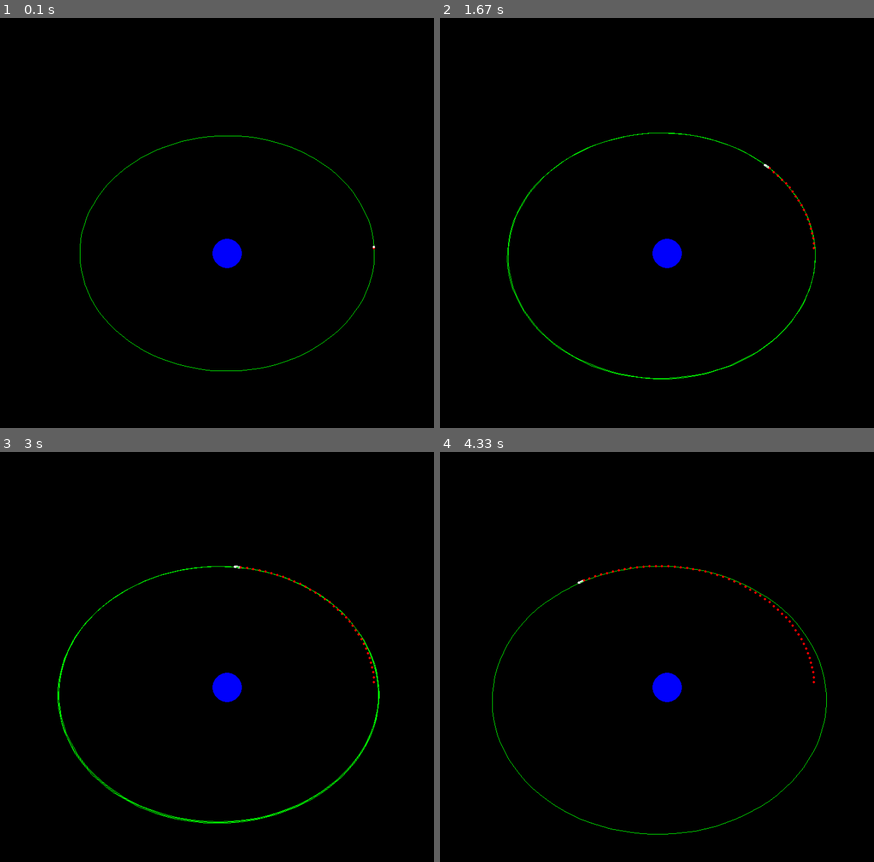
Above: before the commit, frames 1-4 (two rows, left to right).
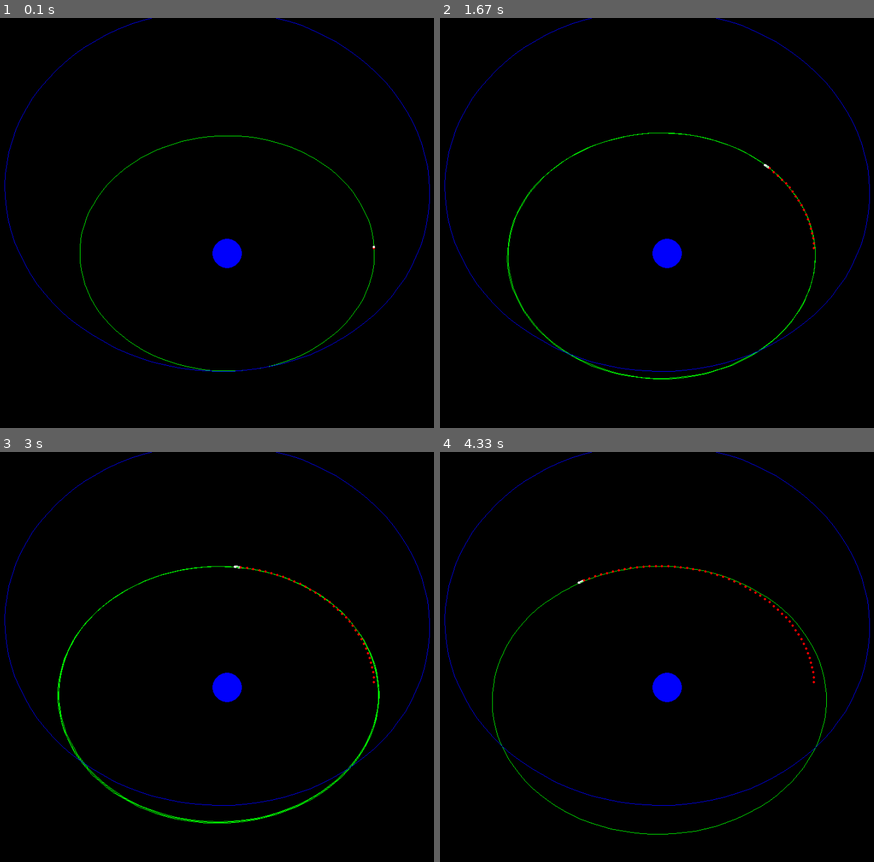
Above: after the commit, the same moments.

Repository: degtrdg/hohmann-transfer-rl
Game: pygame game, started from game.py
The game is run twice, just before and just after one commit, with the same random seed, the same clock (stepped at 60 frames per second) and the same inputs.
Inputs:
- Up to frame 1 (0.1 s): no input
- Up to frame 2 (1.67 s): tap Space at 0.33, 0.73, 1.03, 1.23, 1.57 s
- Up to frame 3 (3 s): tap Space at 1.87, 2.07, 2.37, 2.63, 2.97 s
- Up to frame 4 (4.33 s): tap Space at 3.27, 3.4, 3.8, 4.1 s

The runs differ from the first frame. In frame 1, 0.7% of the frame differs, in the area x 0-100%, y 0-87%; in frame 2, 0.7%; in frame 3, 0.7%; in frame 4, 0.7%.

Commit message:
Added target orbit to render

Diff:
--- a/game.py
+++ b/game.py
@@ -7,6 +7,7 @@
 STEP = 5  # Draw a trail dot every 5 frames
 MAX_TRAIL_LENGTH = 500  # Maximum number of points in the trail
 PREDICTED_ORBIT_COLOR = (0, 255, 0)  # Green color for the orbit
+TARGET_ORBIT_COLOR = (0, 0, 255)  # Red color for the orbit
 
 # Scale factors for game dimensions and elements
 SCALE_FACTOR = 0.5  # adjust this value to get the right fit on your screen
@@ -55,8 +56,10 @@
 
     e = env.orbit_state[1:3]
     a = env.orbit_state[3]
-    orbit = om.orbit_trajectory(e, a) # ellipse
-    orbit = (orbit / env.a0).T * (CENTER_POINT * (1 - 2 * PADDING)) + CENTER_POINT
+    predicted_orbit = om.orbit_trajectory(e, a) # ellipse
+    predicted_orbit = (predicted_orbit / env.a0).T * (CENTER_POINT * (1 - 2 * PADDING)) + CENTER_POINT
+    target_orbit = om.orbit_trajectory(env.target[0],env.target[1])
+    target_orbit = (target_orbit / env.a0).T * (CENTER_POINT * (1 - 2 * PADDING)) + CENTER_POINT
 
     # Store the previous states
     if iteration % STEP == 0 and iteration != 0:
@@ -69,8 +72,11 @@
     # Draw Earth at the center
     pygame.draw.circle(win, BLUE, CENTER_POINT.astype(int), EARTH_RADIUS)
 
-    # Draw the theoretical orbit
-    pygame.draw.lines(win, PREDICTED_ORBIT_COLOR, False, orbit.astype(int), 1)
+    # Draw the predicted orbit
+    pygame.draw.lines(win, PREDICTED_ORBIT_COLOR, False, predicted_orbit.astype(int), 1)
+
+    # Draw the target orbit
+    pygame.draw.lines(win, TARGET_ORBIT_COLOR, False, target_orbit.astype(int), 1)
 
     # Draw the rocket's path
     for point in prev_states:
